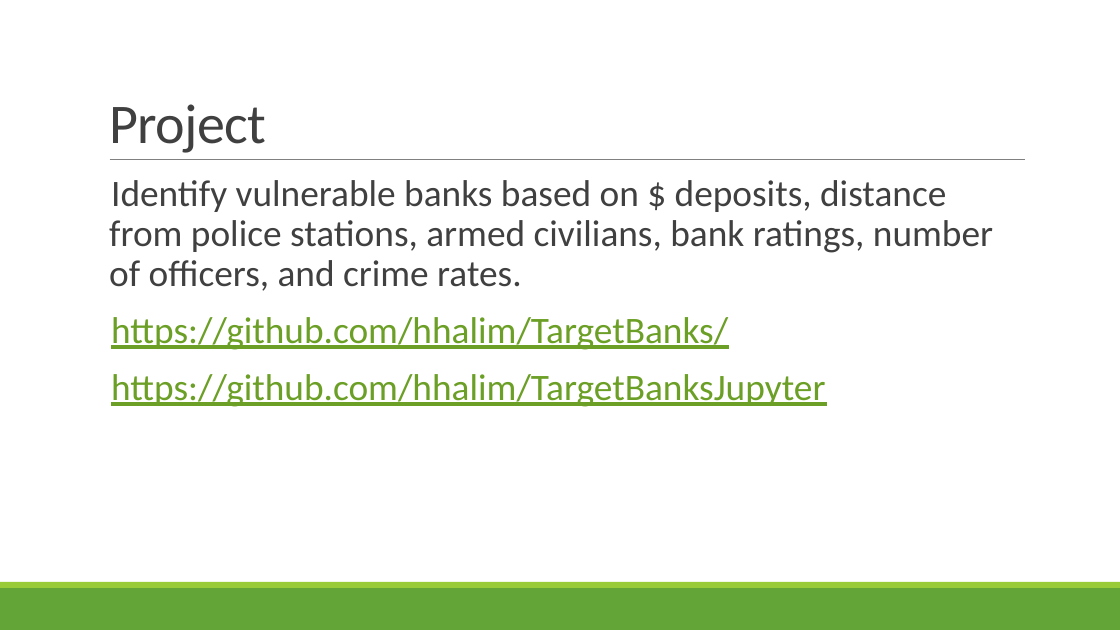
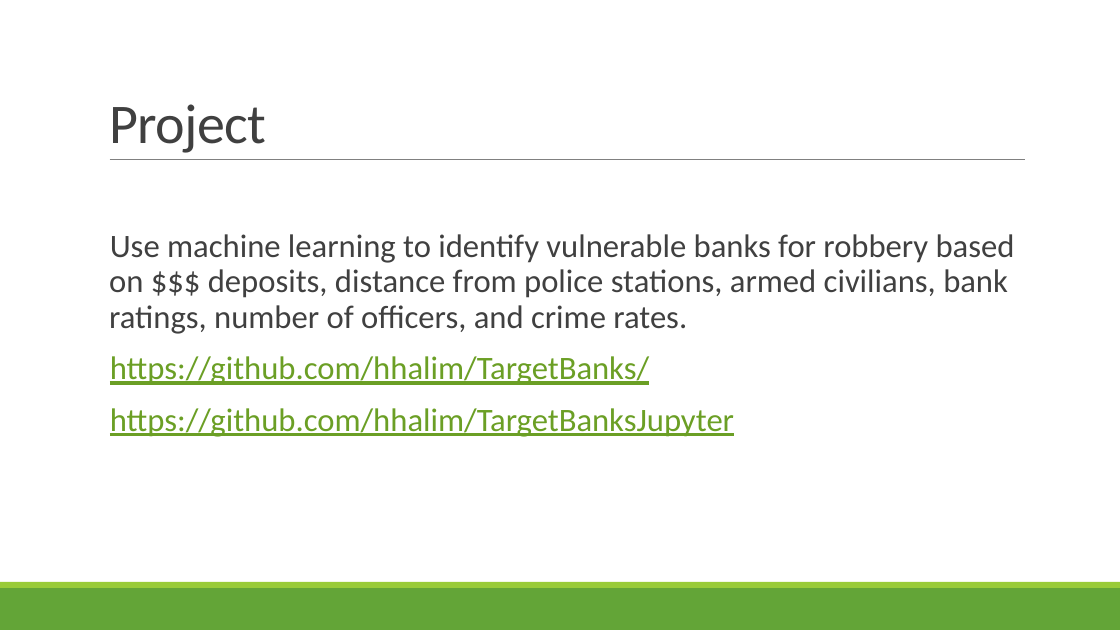
Before and after one commit to hhalim/TargetBanks, a slide deck: slide 2 of Which Banks To Rob.pptx (slide 3 before the commit). Drawn at 1120x630 pixels with LibreOffice and Linux fonts; fonts in the diff are those of the drawing. Boxes give left, top, right and bottom in pixels: in the first picture for what was removed or moved away, otherwise in the second. Text is boxed around its words. In the diff, an @@ line names an element or a change of style, - is before the commit and + after.

```diff
--- a/Which Banks To Rob.pptx
+++ b/Which Banks To Rob.pptx
@@ text at bbox=[109, 234, 1015, 334]: text changed; size 32 to 28 pt @@
-  Identify vulnerable banks based on $ deposits, distance from police stations, armed civilians, bank ratings, number of officers, and crime rates.
+  Use machine learning to identify vulnerable banks for robbery based on $$$ deposits, distance from police stations, armed civilians, bank ratings, number of officers, and crime rates.
@@ text at bbox=[110, 356, 734, 437]: size 32 to 28 pt in "https://github.com/hhalim/TargetBanks/", "https://github.com/hhalim/TargetBanksJupyter" @@
```
Also in this commit, not shown: 6 other slides changed, 9 slides added, 2 slides removed, 4 other files.
